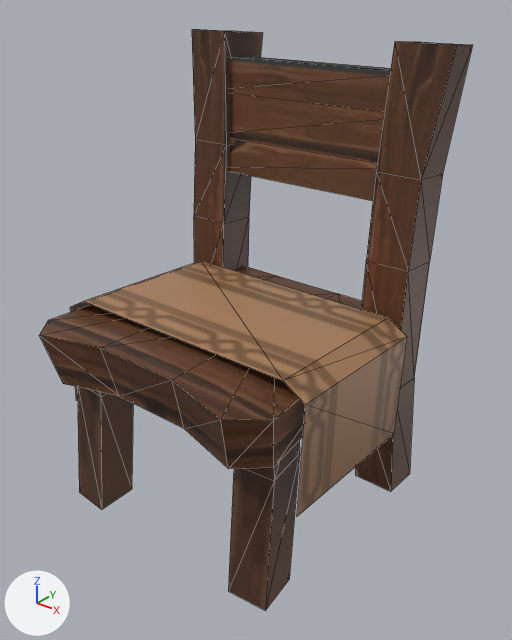
The glTF model Assets/Level/Props/Chair_01.glb: old version first, new version second.
Both versions are drawn from a 50 mm lens placed at (2.22, -2.58, 2.76), pointed at (0.1, 0.07, 1.12). The lights are fixed; the arrows at lower left show +X, +Y and +Z. The first picture is the older version. Mesh edges are drawn as thin lines. Vertices at exactly the same position are counted once.

Names of what the first picture shows: 'Chair_01'.
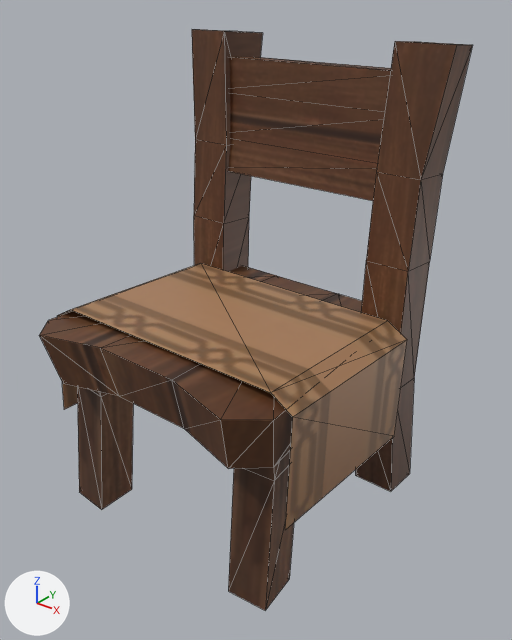
Boxes [x1, y1, x2, y2] around the edits, measured in the pictures (512 x 640 px; the box of a moved part takes in the faces that stretch with it):
'Chair_01', reshaped, surface changed
    both: [39, 29, 473, 611]
part 1 of me_cube_008, moved or reshaped
    before: [70, 261, 407, 516]
    after: [57, 263, 407, 530]
part 2 of me_cube_008, surface changed
    both: [40, 30, 464, 539]

The change, as a diff of the scene's bpy script:
```diff
--- a/Assets/Level/Props/Chair_01.glb.py
+++ b/Assets/Level/Props/Chair_01.glb.py
@@ me_cube_008 @@
 me_cube_008.from_pydata(...)  # 118 vertices, 178 faces; spans x -0.8..0.81, y -0.78..0.9, z -0.03..2.49
 # used by ob_chair_01; location = (0.0, 0.0, 0.0)
+# me_cube_008 part 1: the loose piece of 12 vertices spanning x -0.79..0.79, y -0.49..0.47, z 0.5..1.2 is scaled about its middle by (1, 1.1, 1), then moved by (0.0, -0.05, -0.02)
+# me_cube_008 part 2: texture (UV) coordinates of 160 of 178 faces, centred in x -0.77..0.77, y -0.71..0.84, z -0.02..2.48, changed; they spanned u 0.01..1.4, v 0.04..0.66 and now span u 0.03..0.4, v 0.06..0.87
 me_cube_008.materials.append(mat_m_props_01)
```
